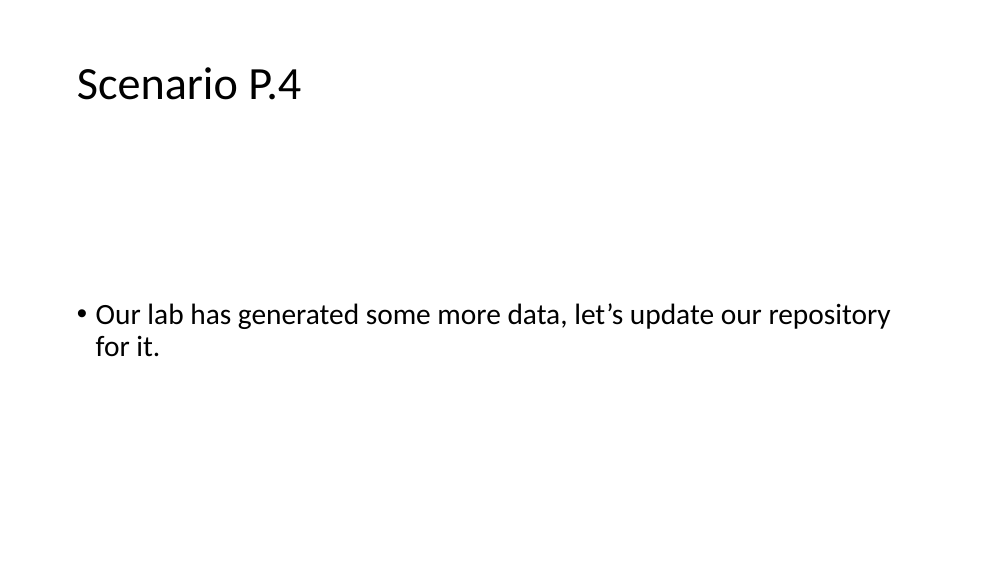
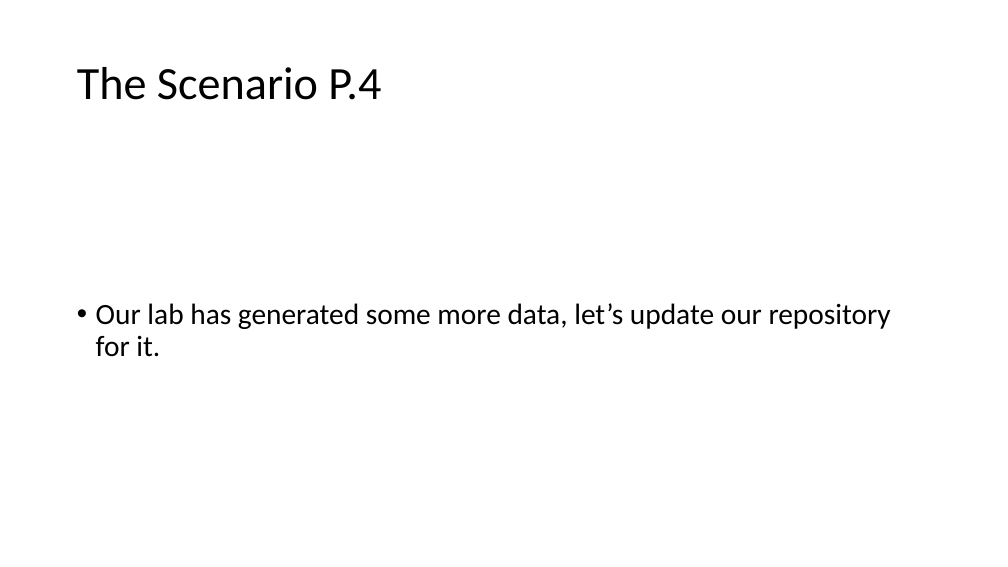
Before and after one commit to BrockDSL/github_for_researchers, a slide deck: slide 14 of Overview.pptx. Drawn at 1008x567 pixels with LibreOffice and Linux fonts; fonts in the diff are those of the drawing. Boxes give left, top, right and bottom in pixels: in the first picture for what was removed or moved away, otherwise in the second. Text is boxed around its words. In the diff, an @@ line names an element or a change of style, - is before the commit and + after.

Commit message:
addition of part 5 in the scenario.

```diff
--- a/Overview.pptx
+++ b/Overview.pptx
@@ title at (77, 67, 381, 100): text changed @@
-Scenario P.4
+The Scenario P.4
```
Also in this commit, not shown: 4 other slides changed, 1 slide added, 31 other files.
